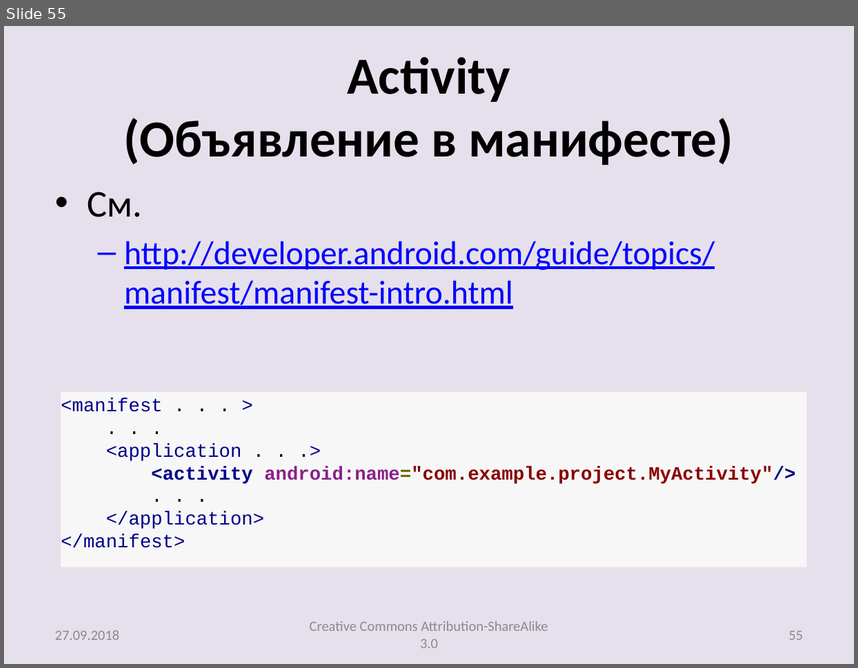
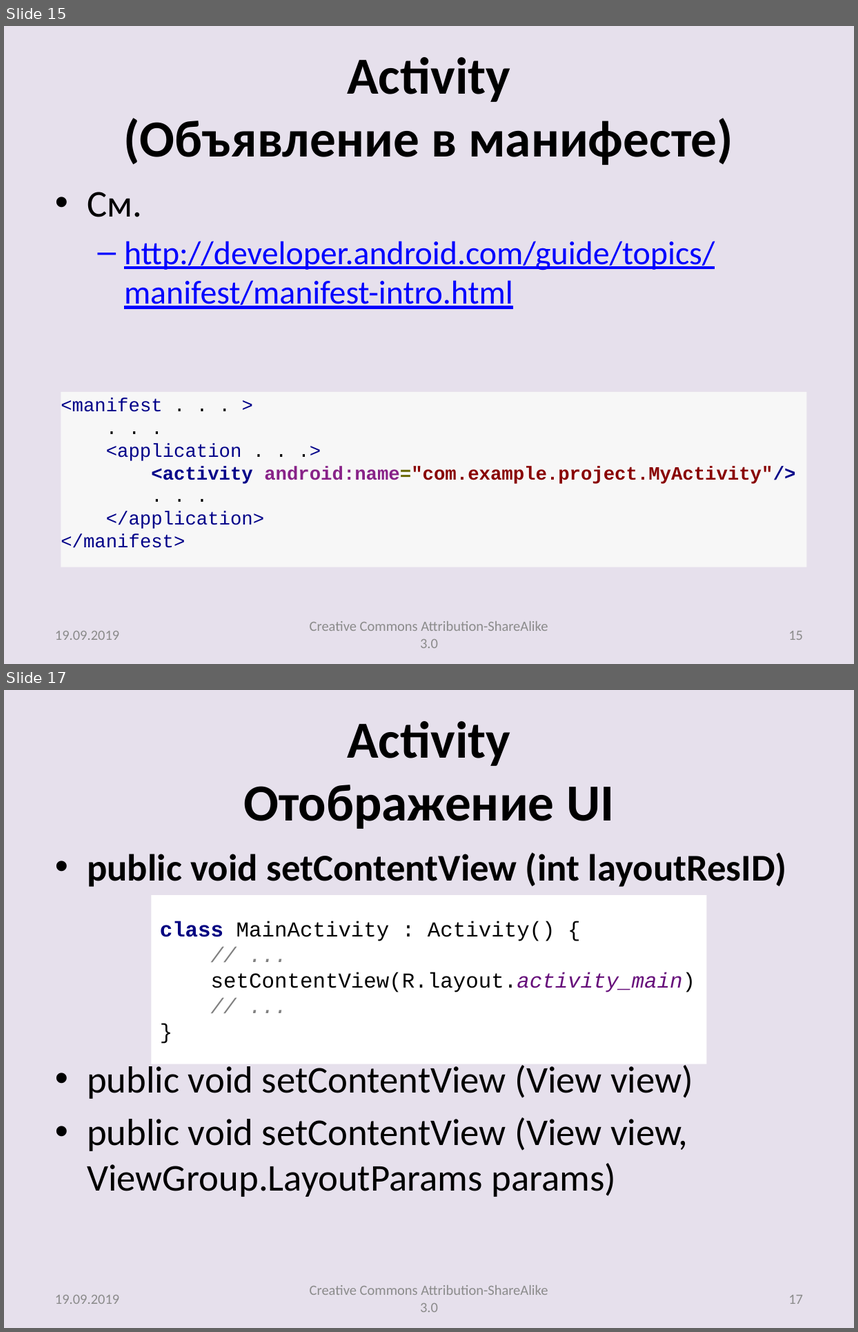
Before and after one commit to andrei-kuznetsov/android-lectures, a slide deck: lectures/Lecture003_AltRes_Activity.pptx. Shown one above the other, each under a label of ours: slide 55 before the commit, slides 15 and 17 after it; the slides between them are not shown. The pictures are 858x668 and 858x1332 pixels, drawn with LibreOffice and Linux fonts; fonts in the diff are those of the drawing. Boxes give left, top, right and bottom in pixels: in the first picture for what was removed or moved away, otherwise in the second. Text is boxed around its words. In the diff, an @@ line names an element or a change of style, - is before the commit and + after.

```diff
--- a/lectures/Lecture003_AltRes_Activity.pptx
+++ b/lectures/Lecture003_AltRes_Activity.pptx
@@ slide 17 added at [4, 690, 854, 1328], background #E6E0EC @@
@@ title added at [243, 721, 614, 829], 44 pt, text #000000, bold @@
+Activity
+Отображение UI
@@ text added at [87, 852, 787, 1196], 32 pt, text #000000 @@
+• public void setContentView (int layoutResID)
+• public void setContentView (View view)
+• public void setContentView (View view, ViewGroup.LayoutParams params)
@@ rectangle added at [151, 895, 706, 1064], fill #FFFFFF, 18 pt, text #000000 @@
+class MainActivity : Activity() {
+// ...
+setContentView(R.layout.activity_main)
+// ...
+}
@@ text added at [310, 1285, 548, 1312], 12 pt, text #8C8C8C @@
+Creative Commons Attribution-ShareAlike 3.0
@@ text added at [55, 1294, 119, 1303], 12 pt, text #8C8C8C @@
+19.09.2019
@@ page number added at [789, 1294, 803, 1303], 12 pt, text #8C8C8C @@
+17
@@ what was slide 55 is now slide 15 @@
@@ slide 15 changed as well @@
@@ text at [55, 630, 119, 639]: text changed @@
-27.09.2018
+19.09.2019
@@ page number at [789, 630, 803, 639]: text changed @@
-55
+15
```
Also in this commit, not shown: 76 other slides changed, 16 other slides added, 2 other files.
